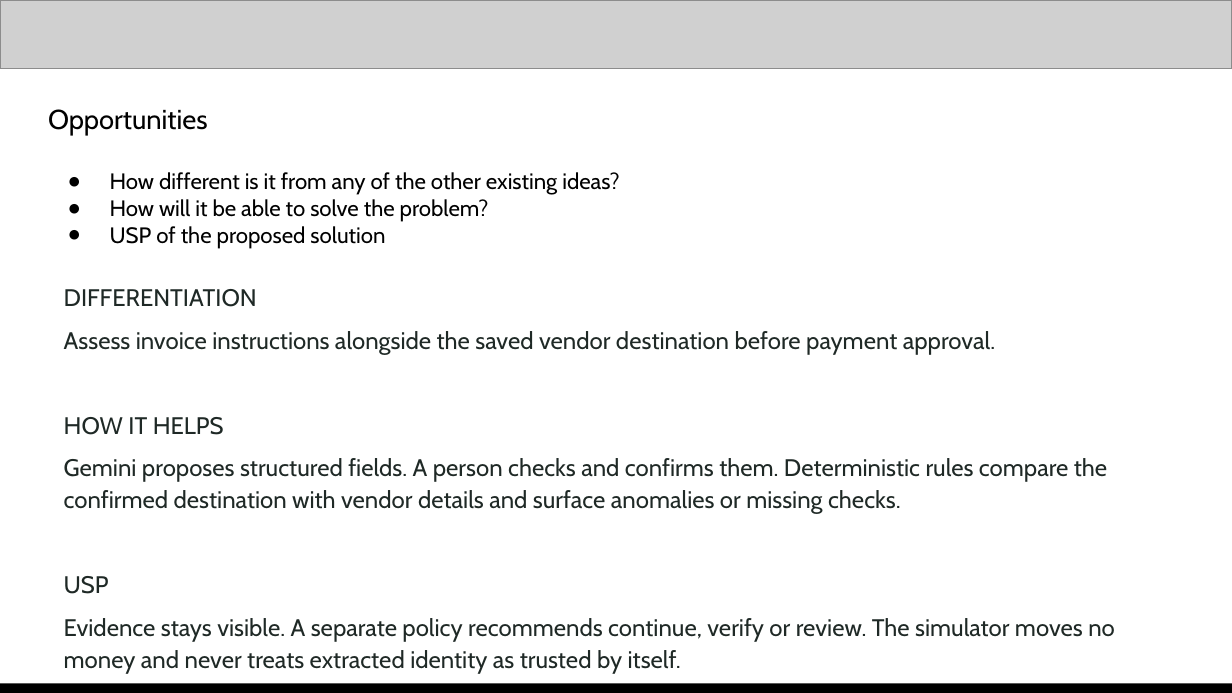
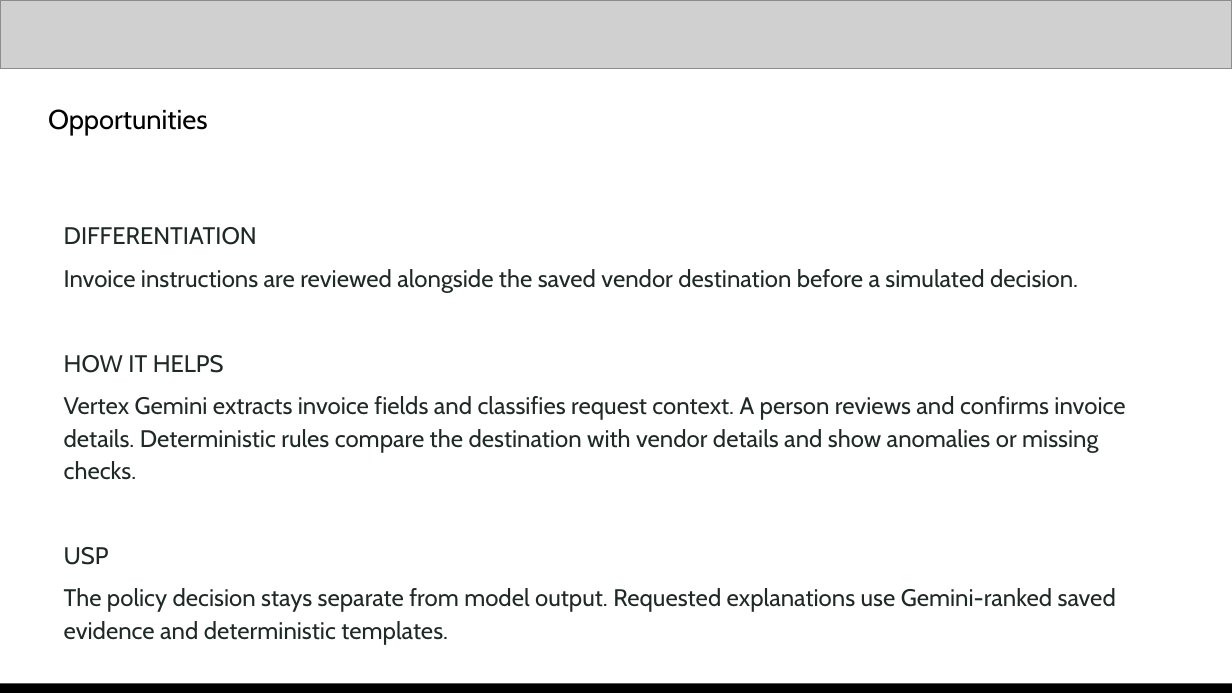
Before and after one commit to NikhilBudaniya/scamshield, a slide deck: slide 4 of artifacts/scamshield-hack2skill-submission.pptx. Drawn at 1232x693 pixels with LibreOffice and Linux fonts; fonts in the diff are those of the drawing; grey boxes stand for pictures. Boxes give left, top, right and bottom in pixels: in the first picture for what was removed or moved away, otherwise in the second. Text is boxed around its words. In the diff, an @@ line names an element or a change of style, - is before the commit and + after.

```diff
--- a/artifacts/scamshield-hack2skill-submission.pptx
+++ b/artifacts/scamshield-hack2skill-submission.pptx
@@ text at box(110, 172, 619, 249): paragraphs removed @@
-● How different is it from any of the other existing ideas?
-● How will it be able to solve the problem?
-● USP of the proposed solution
@@ text "DIFFERENTIATION": place and size @@
-text "DIFFERENTIATION" at box(64, 289, 1115, 674)
+text "DIFFERENTIATION" at box(64, 227, 1125, 645)
@@ text at box(64, 269, 1078, 293): text changed @@
-Assess invoice instructions alongside the saved vendor destination before payment approval.
+Invoice instructions are reviewed alongside the saved vendor destination before a simulated decision.
@@ text at box(64, 396, 1125, 480): text changed @@
-Gemini proposes structured fields. A person checks and confirms them. Deterministic rules compare the confirmed destination with vendor details and surface anomalies or missing checks.
+Vertex Gemini extracts invoice fields and classifies request context. A person reviews and confirms invoice details. Deterministic rules compare the destination with vendor details and show anomalies or missing checks.
@@ text at box(64, 588, 1116, 645): text changed @@
-Evidence stays visible. A separate policy recommends continue, verify or review. The simulator moves no money and never treats extracted identity as trusted by itself.
+The policy decision stays separate from model output. Requested explanations use Gemini-ranked saved evidence and deterministic templates.
```
Also in this commit, not shown: 6 other slides changed, 5 slides added, 5 slides removed, 28 other files.
